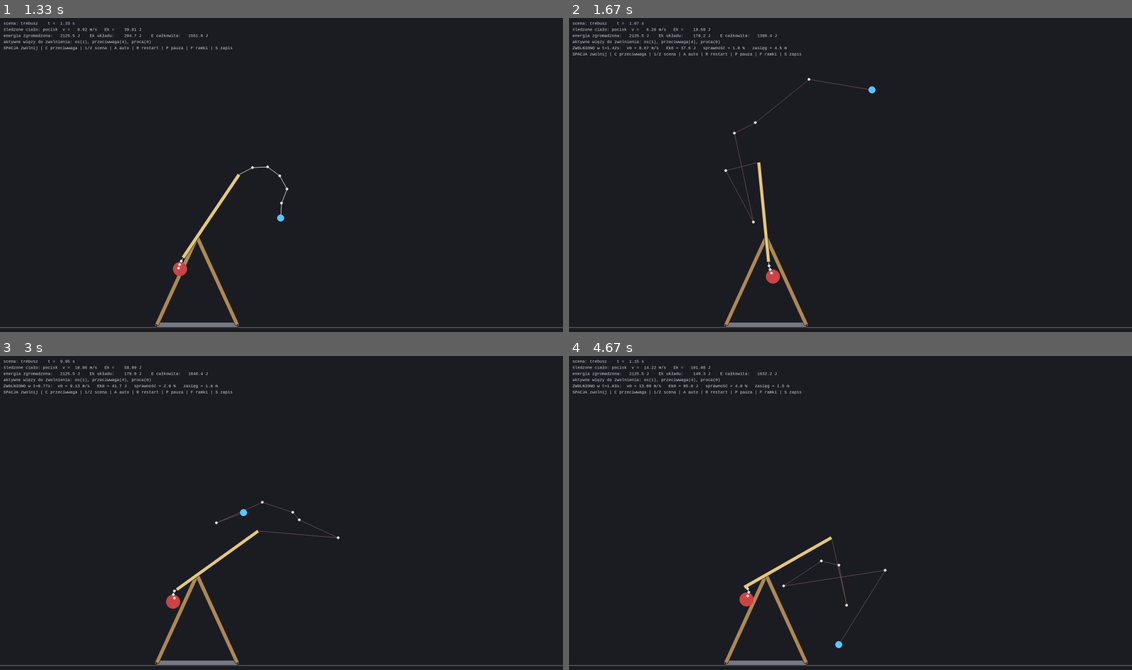
Above: before the commit, frames 1-4 (two rows, left to right).
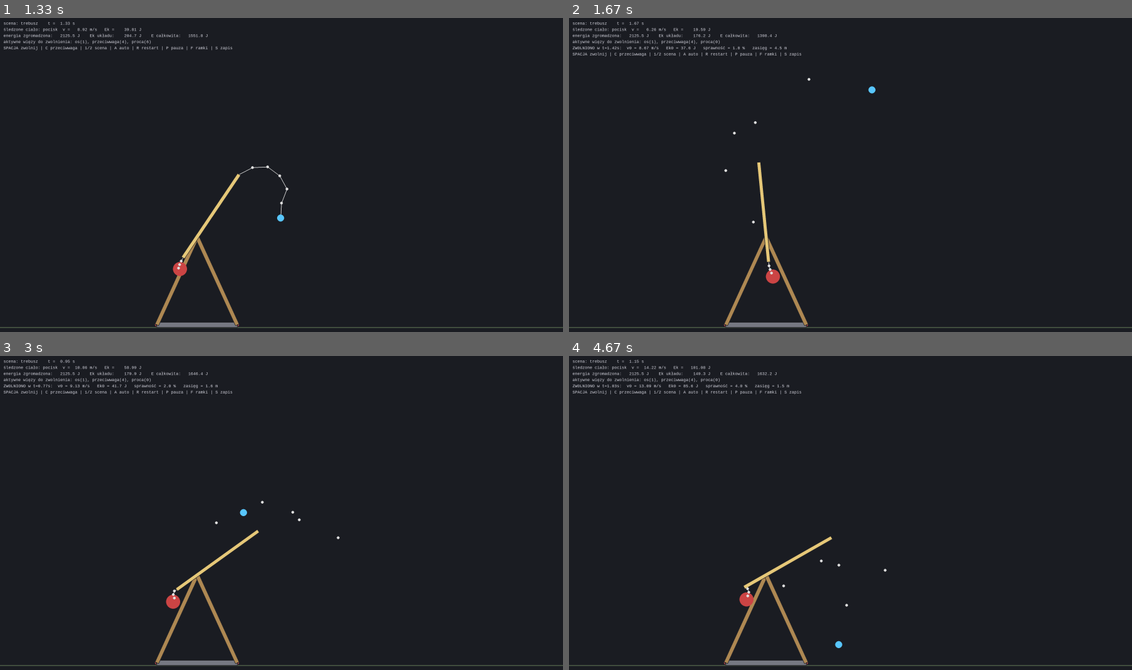
Above: after the commit, the same moments.

Repository: wedrownix/Symulator_fizyczny
Game: pygame game, started from Claude popisy/main.py
Two runs of this game, one before a commit and one after it. Both use one fixed random seed, a clock stepped at 60 frames per second and the inputs below.
Inputs:
- Up to frame 1 (1.33 s): hold A 0.33-0.87 s; hold S from 0.9 s (still down)
- Up to frame 2 (1.67 s): release S at 1.37 s; hold A from 1.4 s (still down)
- Up to frame 3 (3 s): release A at 1.87 s; hold S 1.9-2.27 s; tap 1 at 2.05 s; hold A 2.3-2.77 s; hold A from 2.8 s (still down)
- Up to frame 4 (4.67 s): release A at 3.33 s; hold S 3.37-3.67 s; tap 1 at 3.52 s; hold A 3.7-4.1 s; hold S 4.13-4.5 s; hold A from 4.53 s (still down)

Frame 1 is identical in both runs. In frame 2, 0.1% of the frame differs, in the area x 27-54%, y 19-65%; in frame 3, less than 0.1%; in frame 4, 0.1%, in the area x 38-57%, y 58-92%.

Commit message:
Analiza wyników

Diff:
--- a/Claude popisy/pbd2d/renderer.py
+++ b/Claude popisy/pbd2d/renderer.py
@@ -111,7 +111,7 @@
 
     # ---- złącza ---------------------------------------------------------
     def _drawRope(self, j: RopeJoint) -> None:
-        color = (238, 238, 238) if not j.disabled else (110, 80, 80)
+        color = (238, 238, 238) if not j.disabled else (28, 30, 36)
         pygame.draw.line(self.surface, color,
                          self.camera.toScreen(j.globalPos0),
                          self.camera.toScreen(j.globalPos1), 3)
